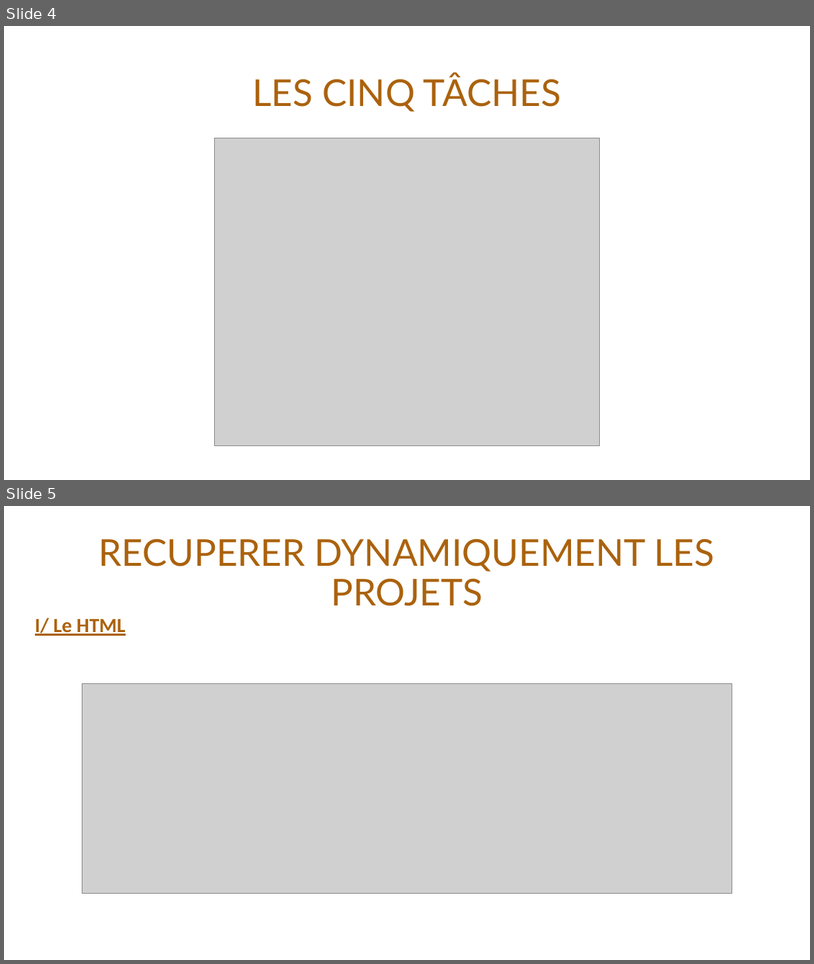
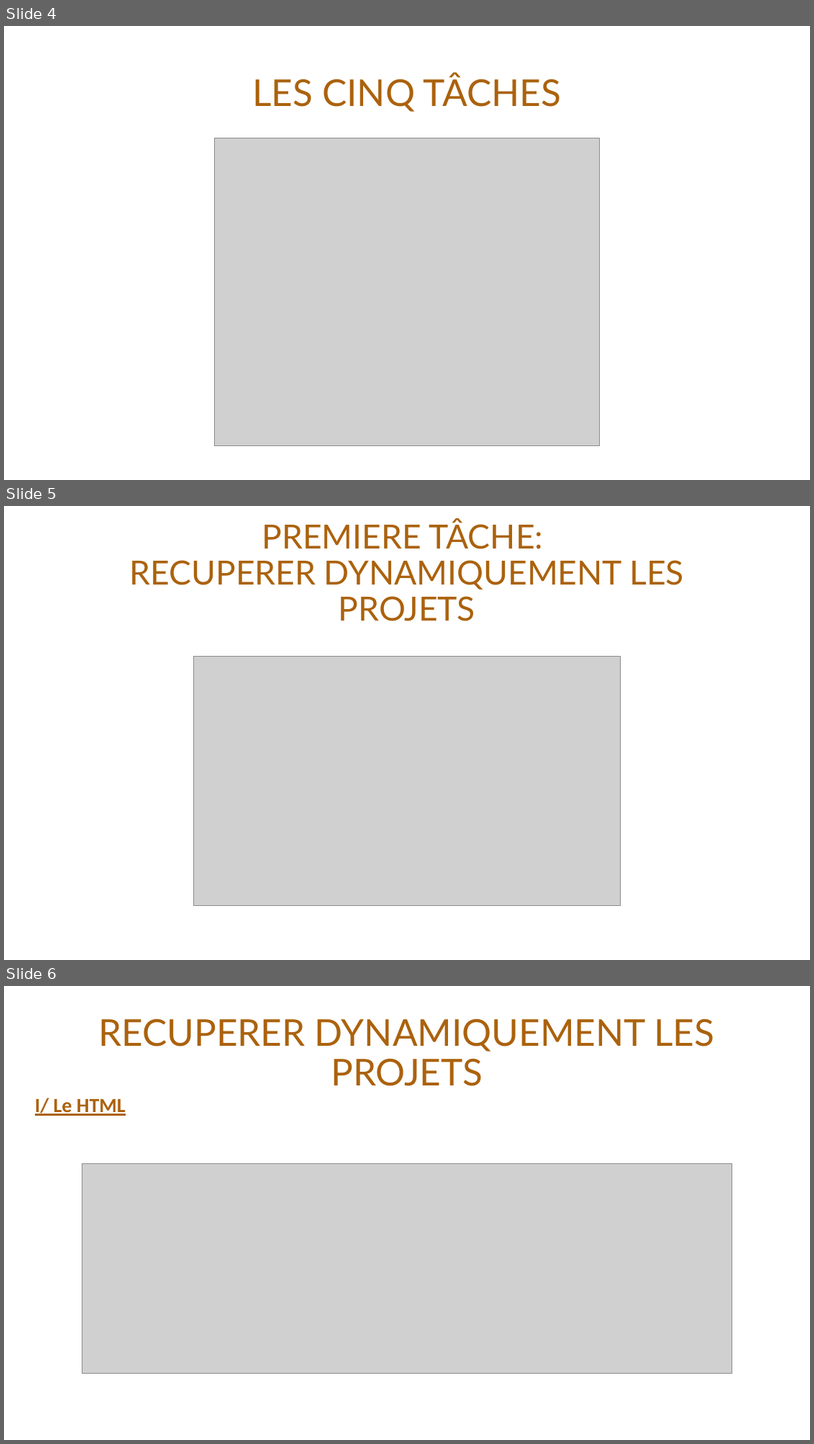
Before and after one commit to VinceDS99/Projet-3-Bluel, a slide deck: Bluel.pptx. Shown one above the other, each under a label of ours: slides 4 and 5 before the commit, slides 4, 5 and 6 after it. The pictures are 814x964 and 814x1444 pixels, drawn with LibreOffice and Linux fonts; fonts in the diff are those of the drawing; grey boxes stand for pictures. Boxes give left, top, right and bottom in pixels: in the first picture for what was removed or moved away, otherwise in the second. Text is boxed around its words. In the diff, an @@ line names an element or a change of style, - is before the commit and + after.

Commit message:
Finalisation projet Bluel

```diff
--- a/Bluel.pptx
+++ b/Bluel.pptx
@@ slide 5 added at [4, 506, 810, 960], background #FFFFFF @@
@@ title added at [130, 520, 684, 621], 39.6 pt, text #AB620D @@
+PREMIERE TÂCHE:
+RECUPERER DYNAMIQUEMENT LES PROJETS
@@ picture added at [193, 656, 621, 906] @@
@@ what was slide 5 is now slide 6 @@
```
Also in this commit, not shown: 4 slides changed, 10 other slides added, 25 other files.
